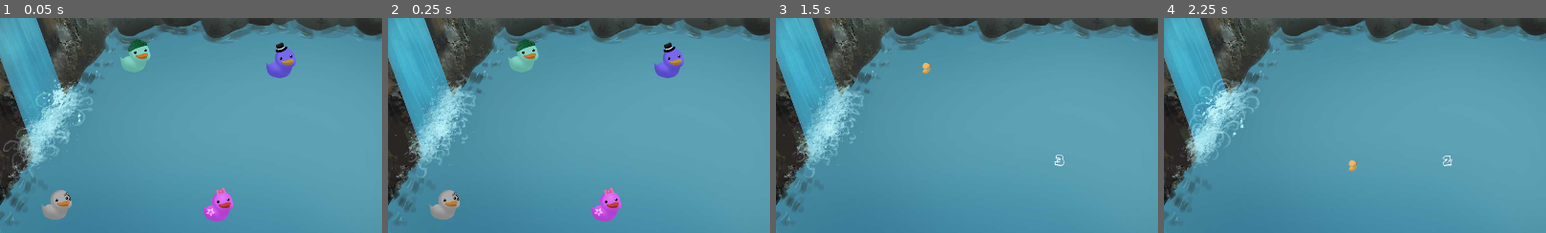
Above: before the commit, frames 1-4 (left to right).
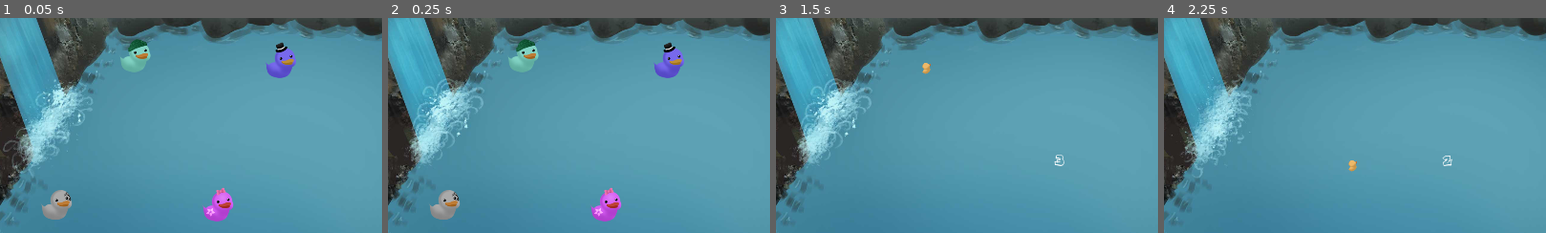
Above: after the commit, the same moments.

Repository: TeamAwesomeTOJam/ducks
Game: Godot game, scene res://Game.tscn
The game is run twice, just before and just after one commit, with the same random seed, the same clock (stepped at 60 frames per second) and the same inputs.
Inputs:
- Up to frame 1 (0.05 s): no input
- Up to frame 2 (0.25 s): no input
- Up to frame 3 (1.5 s): tap Enter (p0duck) at 0.5, 0.6, 1.35 s; hold Up (ui_up) 0.53-1.28 s
- Up to frame 4 (2.25 s): hold Up (ui_up) from 2.03 s (still down); tap Enter (p0duck) at 2.1 s
The pictures show only the part of the screen within x 13-63%, y 17-67%; the shares and areas given below are measured in that part.

Frame 1 is identical in both runs. In frame 2, 2.0% of the frame differs, in the area x 2-25%, y 26-75%; in frame 3, 2.0%; in frame 4, 2.0%.

Commit message:
some duck collecting

Diff:
--- a/FollowingDuck.gd
+++ b/FollowingDuck.gd
@@ -6,15 +6,21 @@
 var child = null
 var parent = null
 
+func is_follow_duck():
+    pass
+
 func count():
     if child:
         return child.count() + 1
     else:
         return 1
 
-func delete():
+func kill_me():
     if child:
-        child.delete()
+        child.kill_me()
+    if parent:
+        parent.get_node('joint').queue_free()
+        parent.child = null
     queue_free()
 
 func _ready():
--- a/Game.tscn
+++ b/Game.tscn
@@ -37,7 +37,7 @@
 custom_solver_bias = 0.0
 extents = Vector2( 100, 720 )
 
-[node name="Game" type="Node"]
+[node name="Game" type="Node" index="0"]
 
 script = ExtResource( 1 )
 Player = ExtResource( 2 )
@@ -47,7 +47,7 @@
 
 frames = SubResource( 1 )
 animation = "loop"
-frame = 1
+frame = 3
 playing = true
 offset = Vector2( 1280, 720 )
 _sections_unfolded = [ "Z Index" ]
--- a/Player.gd
+++ b/Player.gd
@@ -10,7 +10,7 @@
 
 var collecting
 
-var child_duck
+var child
 var state
 var wait = false
 
@@ -82,10 +82,10 @@
     var behind = - self.linear_velocity
     if behind.length() == 0:
         behind = Vector2(0,-1)
-    if not child_duck:
-        child_duck = duck
+    if not child:
+        child = duck
         var spring = PinJoint2D.new()
-        spring.set_name('spring')
+        spring.set_name('joint')
         duck.set_name('duck')
         duck.position = behind.normalized() * 50
         self.add_child(duck)
@@ -93,13 +93,14 @@
         self.add_child(spring)
         spring.set_node_a('..')
         spring.set_node_b('../duck')
-        child_duck = duck
+        child = duck
+        duck.parent = self
         #spring.set_length(50)
         #spring.set_stiffness(40)
         #spring.set_damping(1)
         #spring.set_rest_length(0)
     else:
-        child_duck.add_duck(duck, behind)
+        child.add_duck(duck, behind)
 
 ###
 # STATE METHODS
@@ -231,3 +232,8 @@
         if body.has_method('is_duck'):
             body.queue_free()
             add_duck(Duck.instance())
+        if body.has_method('is_follow_duck'):
+            var count = body.count()
+            body.kill_me()
+            for x in range(count):
+                add_duck(Duck.instance())
